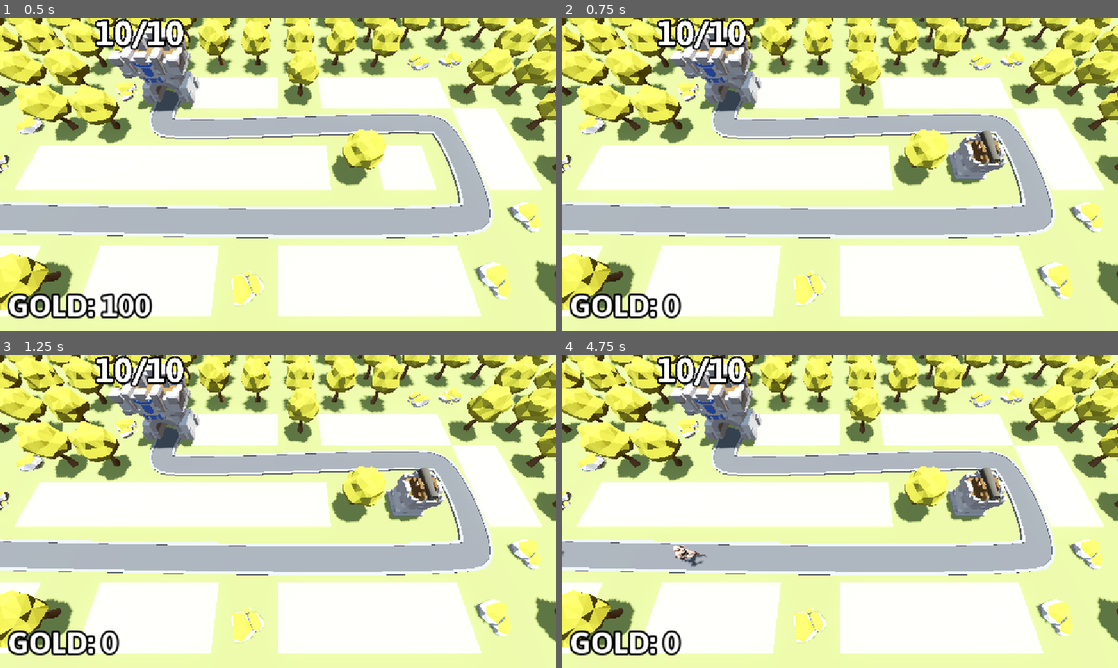
Above: before the commit, frames 1-4 (two rows, left to right).
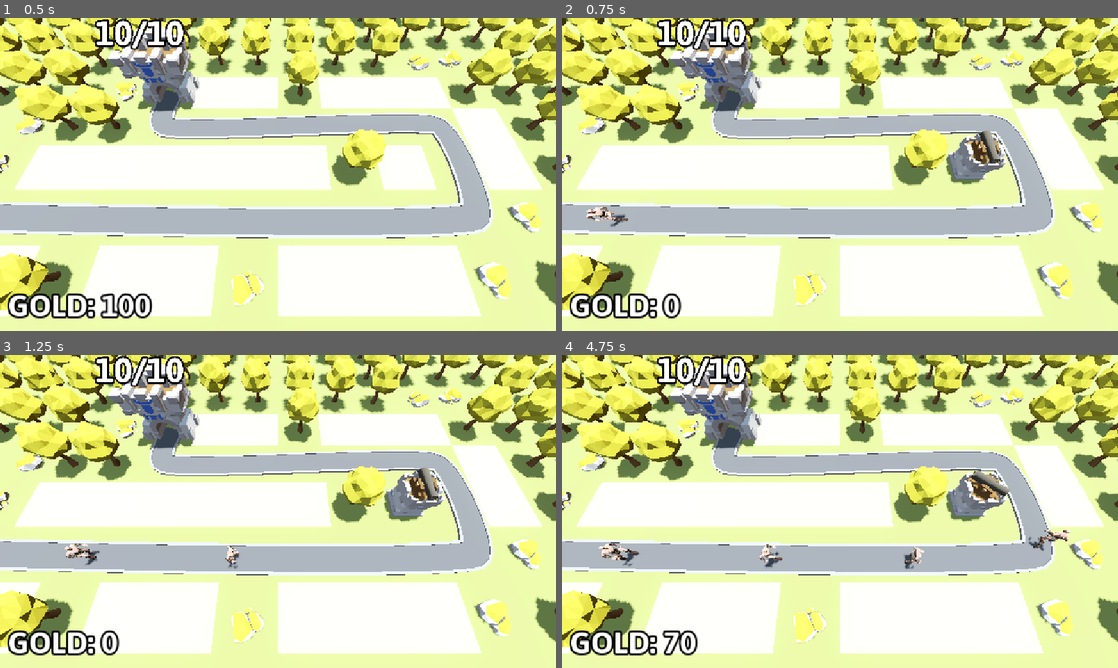
Above: after the commit, the same moments.

Repository: FabioAVSilva/Barbarian-Blaster
Game: Godot game, scene res://BaseLevel.tscn
Same seed, same stepped clock (60 frames per second), same inputs: the game is played once before the commit and once after it.
Inputs (mouse positions are in pixels of both pictures, inside the frame that each line leads up to):
- Up to frame 1 (0.5 s): no input
- Up to frame 2 (0.75 s): tap Enter at 0.5 s; move the mouse to (962, 158) at 0.52 s; press the mouse at (962, 158) at 0.53 s
- Up to frame 3 (1.25 s): no input
- Up to frame 4 (4.75 s): move the mouse to (728, 527) at 1.27 s; release the mouse at (728, 527) at 1.28 s; click (728, 527) at 1.35 s; move the mouse to (895, 442) at 2.02 s; press the mouse at (895, 442) at 2.03 s; move the mouse to (812, 574) at 2.77 s; release the mouse at (812, 574) at 2.78 s; click (812, 574) at 2.85 s; move the mouse to (1006, 558) at 3.52 s; press the mouse at (1006, 558) at 3.53 s; move the mouse to (673, 464) at 4.27 s; release the mouse at (673, 464) at 4.28 s; click (673, 464) at 4.35 s

Frame 1 is identical in both runs. In frame 2, 0.2% of the frame differs, in the area x 4-12%, y 60-67%; in frame 3, 0.3%; in frame 4, 1.6%, in the area x 0-92%, y 36-96%.

Commit message:
Implemented defeat screen

Diff:
--- a/Base/base.gd
+++ b/Base/base.gd
@@ -1,6 +1,8 @@
 extends Node3D
 
 @export var max_health: int = 5
+
+@export var defeat_layer: CanvasLayer
 
 var red = Color.RED
 var white = Color.WHITE
@@ -11,12 +13,13 @@
 		label_3d.text = str(current_health) + "/" + str(max_health)
 		label_3d.modulate = red.lerp(white, float(current_health) / float(max_health) )
 		if current_health < 1:
-			get_tree().reload_current_scene()
+			defeat_layer.defeat()
 
 @onready var label_3d: Label3D = $Label3D
 
 func _ready() -> void:
 	current_health = max_health
+	Engine.time_scale = 5
 
 func take_damage() -> void:
 	current_health -= 1
--- a/BaseLevel.tscn
+++ b/BaseLevel.tscn
@@ -11,6 +11,7 @@
 [ext_resource type="Script" uid="uid://saiaosbrs7hv" path="res://bank.gd" id="8_tv3th"]
 [ext_resource type="PackedScene" uid="uid://dvgxc4a8124hw" path="res://DifficultyManager/difficulty_manager.tscn" id="9_xkmwr"]
 [ext_resource type="PackedScene" uid="uid://cnvymng2cmc1r" path="res://UserInterface/victory_layer.tscn" id="10_now27"]
+[ext_resource type="PackedScene" uid="uid://cm2cfnk3cv35x" path="res://UserInterface/defeat_layer.tscn" id="12_in127"]
 
 [sub_resource type="ProceduralSkyMaterial" id="ProceduralSkyMaterial_dq0bh"]
 sky_horizon_color = Color(0.662243, 0.671743, 0.686743, 1)
@@ -132,9 +133,10 @@
 wait_time = 2.0
 autostart = true
 
-[node name="Base" parent="." instance=ExtResource("3_o2j4u")]
+[node name="Base" parent="." node_paths=PackedStringArray("defeat_layer") instance=ExtResource("3_o2j4u")]
 transform = Transform3D(1, 0, 0, 0, 1, 0, 0, 0, 1, -10, 0, -6)
 max_health = 10
+defeat_layer = NodePath("../DefeatLayer")
 
 [node name="TurretManager" type="Node3D" parent="." node_paths=PackedStringArray("enemy_path")]
 script = ExtResource("5_cwwxe")
@@ -171,5 +173,8 @@
 [node name="VictoryLayer" parent="." instance=ExtResource("10_now27")]
 visible = false
 
+[node name="DefeatLayer" parent="." instance=ExtResource("12_in127")]
+visible = false
+
 [connection signal="timeout" from="EnemyPath/Timer" to="EnemyPath" method="spawn_enemy"]
 [connection signal="stop_spawning_enemies" from="DifficultyManager" to="EnemyPath" method="_on_difficulty_manager_stop_spawning_enemies"]
--- /dev/null
+++ b/UserInterface/defeat_layer.gd
@@ -0,0 +1,13 @@
+extends CanvasLayer
+
+
+func defeat() -> void:
+	visible = true
+	Engine.time_scale = 0
+
+func _on_retry_button_pressed() -> void:
+	get_tree().reload_current_scene()
+
+
+func _on_quit_button_pressed() -> void:
+	get_tree().quit()
--- /dev/null
+++ b/UserInterface/defeat_layer.tscn
@@ -0,0 +1,96 @@
+[gd_scene load_steps=6 format=3 uid="uid://cm2cfnk3cv35x"]
+
+[ext_resource type="Script" uid="uid://c3qgv484fx3dg" path="res://UserInterface/defeat_layer.gd" id="1_q5pt1"]
+[ext_resource type="FontFile" uid="uid://kx8evusvjnbi" path="res://Assets/Asap/static/Asap-Bold.ttf" id="1_qfjfv"]
+[ext_resource type="Texture2D" uid="uid://c14wnowbio7lf" path="res://Assets/star.png" id="2_q5pt1"]
+
+[sub_resource type="Theme" id="Theme_uu2rm"]
+default_font = ExtResource("1_qfjfv")
+
+[sub_resource type="LabelSettings" id="LabelSettings_md2bx"]
+font_size = 96
+
+[node name="DefeatLayer" type="CanvasLayer"]
+script = ExtResource("1_q5pt1")
+
+[node name="ColorRect" type="ColorRect" parent="."]
+anchors_preset = 15
+anchor_right = 1.0
+anchor_bottom = 1.0
+grow_horizontal = 2
+grow_vertical = 2
+color = Color(0, 0, 0, 0.588235)
+
+[node name="CenterContainer" type="CenterContainer" parent="."]
+anchors_preset = 15
+anchor_right = 1.0
+anchor_bottom = 1.0
+grow_horizontal = 2
+grow_vertical = 2
+theme = SubResource("Theme_uu2rm")
+
+[node name="PanelContainer" type="PanelContainer" parent="CenterContainer"]
+custom_minimum_size = Vector2(400, 400)
+layout_mode = 2
+
+[node name="VBoxContainer" type="VBoxContainer" parent="CenterContainer/PanelContainer"]
+layout_mode = 2
+
+[node name="Label" type="Label" parent="CenterContainer/PanelContainer/VBoxContainer"]
+layout_mode = 2
+text = "Defeat"
+label_settings = SubResource("LabelSettings_md2bx")
+horizontal_alignment = 1
+
+[node name="StarContainer" type="HBoxContainer" parent="CenterContainer/PanelContainer/VBoxContainer"]
+layout_mode = 2
+
+[node name="Star1" type="TextureRect" parent="CenterContainer/PanelContainer/VBoxContainer/StarContainer"]
+unique_name_in_owner = true
+modulate = Color(0, 0, 0, 1)
+custom_minimum_size = Vector2(128, 128)
+layout_mode = 2
+size_flags_horizontal = 3
+texture = ExtResource("2_q5pt1")
+expand_mode = 2
+stretch_mode = 5
+
+[node name="Star2" type="TextureRect" parent="CenterContainer/PanelContainer/VBoxContainer/StarContainer"]
+unique_name_in_owner = true
+modulate = Color(0, 0, 0, 1)
+custom_minimum_size = Vector2(128, 128)
+layout_mode = 2
+size_flags_horizontal = 3
+texture = ExtResource("2_q5pt1")
+expand_mode = 2
+stretch_mode = 5
+
+[node name="Star3" type="TextureRect" parent="CenterContainer/PanelContainer/VBoxContainer/StarContainer"]
+unique_name_in_owner = true
+modulate = Color(0, 0, 0, 1)
+custom_minimum_size = Vector2(128, 128)
+layout_mode = 2
+size_flags_horizontal = 3
+texture = ExtResource("2_q5pt1")
+expand_mode = 2
+stretch_mode = 5
+
+[node name="HBoxContainer" type="HBoxContainer" parent="CenterContainer/PanelContainer/VBoxContainer"]
+layout_mode = 2
+size_flags_vertical = 10
+
+[node name="RetryButton" type="Button" parent="CenterContainer/PanelContainer/VBoxContainer/HBoxContainer"]
+layout_mode = 2
+size_flags_horizontal = 3
+theme_override_font_sizes/font_size = 32
+text = "Retry"
+
+[node name="QuitButton" type="Button" parent="CenterContainer/PanelContainer/VBoxContainer/HBoxContainer"]
+layout_mode = 2
+size_flags_horizontal = 3
+theme_override_font_sizes/font_size = 32
+text = "Quit
+"
+
+[connection signal="pressed" from="CenterContainer/PanelContainer/VBoxContainer/HBoxContainer/RetryButton" to="." method="_on_retry_button_pressed"]
+[connection signal="pressed" from="CenterContainer/PanelContainer/VBoxContainer/HBoxContainer/QuitButton" to="." method="_on_quit_button_pressed"]
Not shown: 1 places in BaseLevel.tscn that only renumber resources
Not shown, added: UserInterface/defeat_layer.gd.uid
